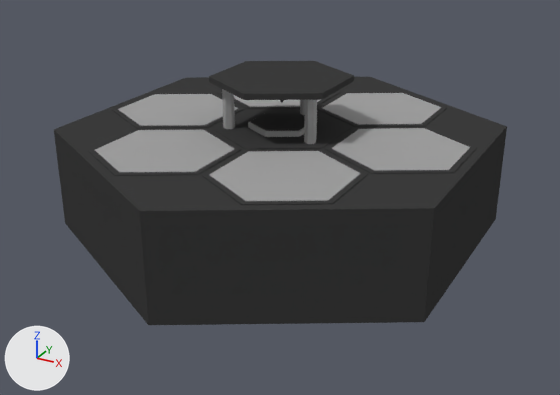
The Blender file Assets/Models/Refinery.blend: old version first, new version second.
Rendered twice from a 50 mm camera at (61.9, -113.1, 45.6) aimed at (1.0, -2.4, -9.8). Every picture has the same lights, and +X, +Y and +Z are marked at lower left.

The first picture shows 'Building', 'LandingPad', 'PartPrinter'.
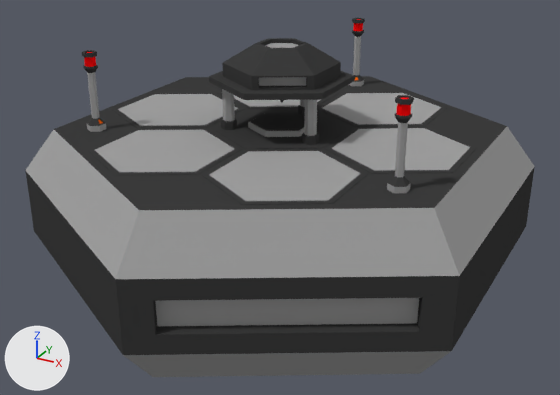
Edits to the scene script, one JSON object a line:
```json
{"op": "add", "block": "mat_energy", "code": ["mat_energy = diffuse_material('Energy')", "mat_energy.base_color = (0.0, 1.0, 1.0)  # cyan #00ffff"]}
{"op": "add", "block": "mat_light", "code": ["mat_light = diffuse_material('Light')", "mat_light.base_color = (1.0, 0.00304, 0.00406)  # red #ff0a0d"]}
{"block": "me_cylinder_000", "where": "# used by ob_building; location = (0.0, 0.0, 0.0)"}
{"op": "remove", "block": "me_cylinder_000", "code": "me_cylinder_000.from_pydata(...)  # 12 vertices, 8 faces; spans x -34.2..34.2, y -39.5..39.5, z -15.7..2.3"}
{"op": "add", "block": "me_cylinder_000", "code": "me_cylinder_000.from_pydata(...)  # 48 vertices, 44 faces; spans x -39.3..39.3, y -45.3..45.3, z -24.6..2.4"}
{"block": "me_cylinder_000", "change": "me_cylinder_000 part 1: the whole mesh is rebuilt"}
{"op": "add", "block": "me_cylinder_000", "code": "me_cylinder_000.materials.append(mat_metal)  # grey #a1a1a1"}
{"block": "me_cylinder_003", "where": "# used by ob_partprinter; location = (0.0, 0.0, 0.0)"}
{"op": "remove", "block": "me_cylinder_003", "code": "me_cylinder_003.from_pydata(...)  # 168 vertices, 146 faces; spans x -10.7..10.7, y -12.3..12.3, z 2.1..11.6"}
{"op": "remove", "block": "me_cylinder_003", "code": "me_cylinder_003.materials.append(mat_screen)  # cyan #00ffff"}
{"op": "add", "block": "me_cylinder_003", "code": "me_cylinder_003.from_pydata(...)  # 270 vertices, 248 faces; spans x -10.7..10.7, y -12.3..12.3, z 1.4..17.1"}
{"block": "me_cylinder_003", "change": "me_cylinder_003 part 2: 66 vertices added at x -8.6..8.6, y -10.0..10.0, z 11.6..17.1"}
{"block": "me_cylinder_003", "change": "me_cylinder_003 part 3: 6 vertices moved from x 7.0..8.8, y -5.6..-3.6, z 2.1 to x 7.0..8.8, y -5.6..-3.6, z 3.9; 12 vertices added at x 6.7..9.1, y -6.0..-3.1, z 1.4..3.9"}
{"block": "me_cylinder_003", "change": "me_cylinder_003 part 4: 6 vertices moved from x -8.8..-7.0, y -5.6..-3.6, z 2.1 to x -8.8..-7.0, y -5.6..-3.6, z 3.9; 12 vertices added at x -9.1..-6.7, y -6.0..-3.1, z 1.4..3.9"}
{"block": "me_cylinder_003", "change": "me_cylinder_003 part 5: 6 vertices moved from x -0.9..0.9, y 8.1..10.1, z 2.1 to x -0.9..0.9, y 8.1..10.1, z 3.9; 12 vertices added at x -1.2..1.2, y 7.7..10.5, z 1.4..3.9"}
{"op": "add", "block": "me_cylinder_003", "code": "me_cylinder_003.materials.append(mat_energy)  # cyan #00ffff"}
{"op": "add", "block": "me_cylinder", "code": ["me_cylinder = bpy.data.meshes.new('Cylinder')", "me_cylinder.from_pydata(...)  # 264 vertices, 249 faces; spans x -29.1..29.1, y -17.7..33.6, z -1.0..15.8", "# faces by material slot: [21, 6, 36, 186]", "me_cylinder.materials.append(mat_light)  # red #ff0a0d", "me_cylinder.materials.append(mat_screen)  # cyan #00ffff", "me_cylinder.materials.append(mat_metal)  # grey #a1a1a1", "me_cylinder.materials.append(mat_rubber)  # black #3d3d3d"]}
{"op": "add", "block": "ob_lanterns", "code": ["ob_lanterns = bpy.data.objects.new('Lanterns', me_cylinder)", "ob_lanterns.location = (0.0, 0.0, 0.0)"]}
```

Location of each change, (x1, y1, x2, y2) in pixels of the pictures (560 x 395 px):
```json
{"object": "Building", "change": "reshaped", "before": [54, 77, 507, 325], "after": [25, 76, 535, 377], "on screen": "13% wider, 21% taller"}
{"object": "PartPrinter", "change": "reshaped", "before": [209, 61, 354, 144], "after": [209, 38, 354, 145], "on screen": "29% taller"}
{"object": "Lanterns", "change": "added", "after": [82, 18, 414, 193], "faces in mat_metal (grey #a1a1a1)": [87, 36, 410, 193], "faces in mat_rubber (black #3d3d3d)": [82, 18, 414, 187], "faces in mat_light (red #ff0a0d)": [84, 19, 411, 116]}
{"part": 2, "of": "me_cylinder_003", "change": "added", "after": [209, 38, 354, 94], "on screen": "black"}
{"part": 3, "of": "me_cylinder_003", "change": "built on", "before": [304, 100, 317, 144], "after": [302, 100, 319, 145]}
{"part": 4, "of": "me_cylinder_003", "change": "built on", "before": [222, 89, 235, 129], "after": [221, 89, 237, 130]}
{"part": 5, "of": "me_cylinder_003", "change": "built on", "before": [300, 100, 305, 115], "after": [298, 100, 305, 115]}
```
